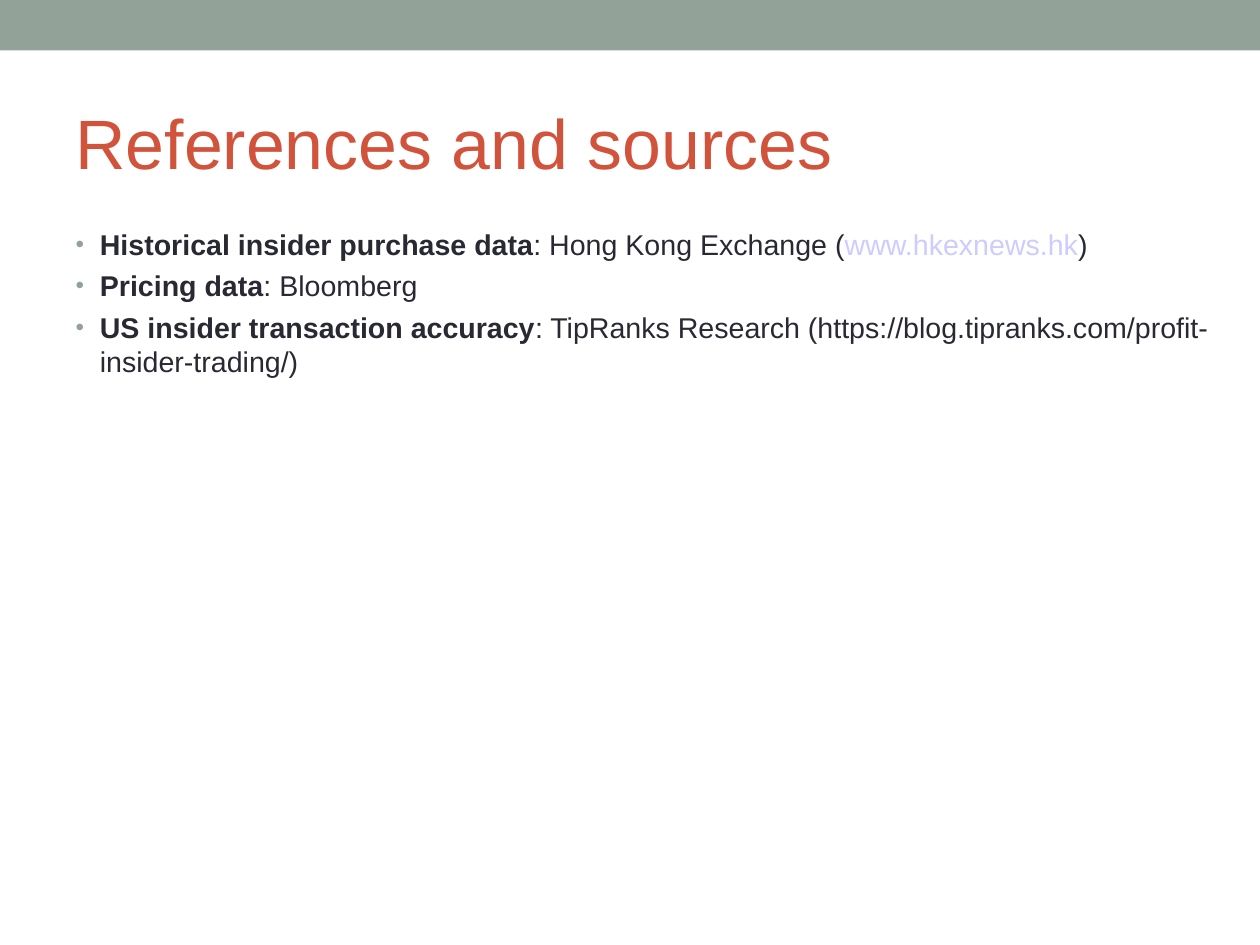
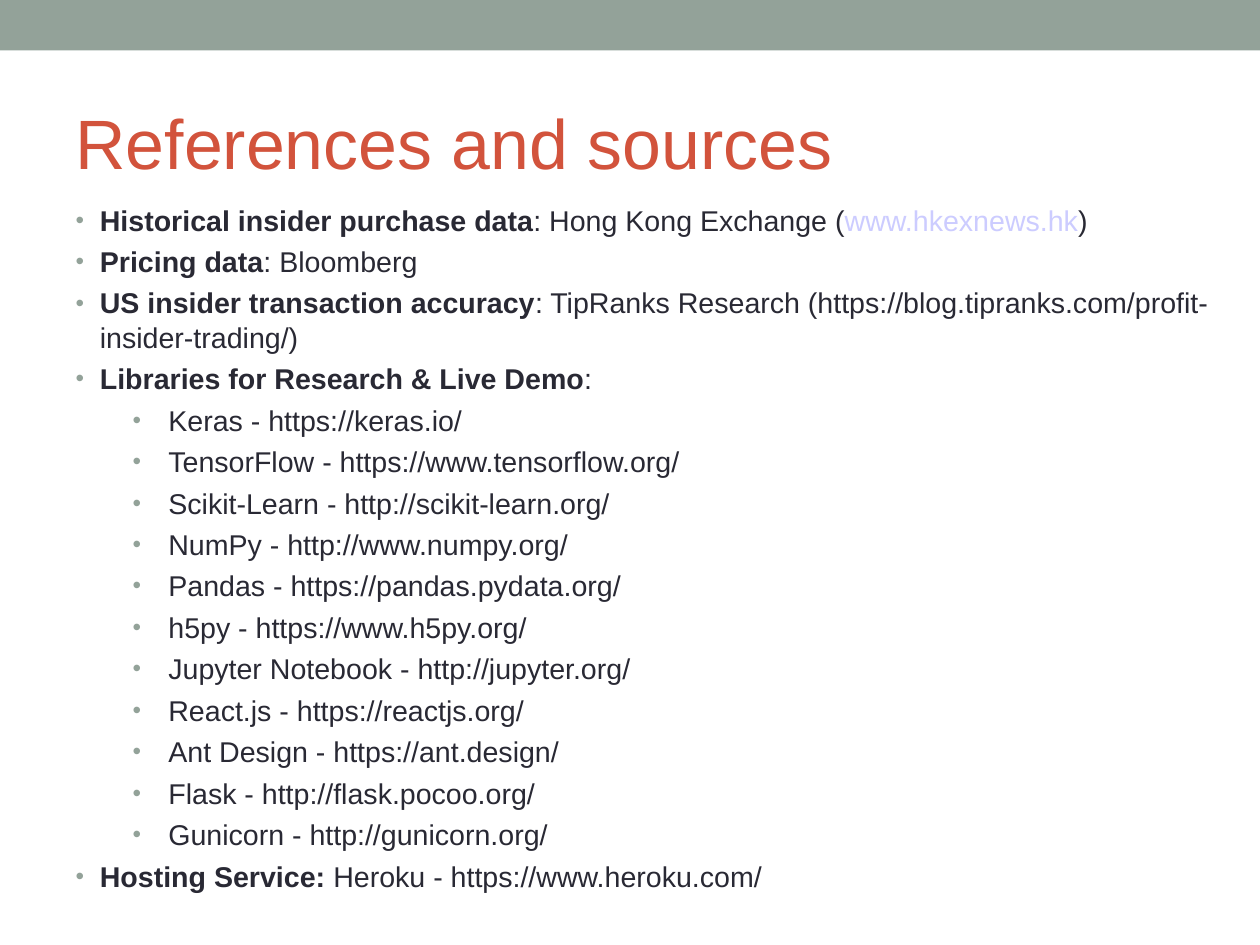
Before and after one commit to gafung/CIML, a slide deck: slide 15 of CIML presentation (Apr 18).ppt. Drawn at 1260x945 pixels with LibreOffice and Linux fonts; fonts in the diff are those of the drawing. Boxes give left, top, right and bottom in pixels: in the first picture for what was removed or moved away, otherwise in the second. Text is boxed around its words. In the diff, an @@ line names an element or a change of style, - is before the commit and + after.

```diff
--- a/CIML presentation (Apr 18).ppt
+++ b/CIML presentation (Apr 18).ppt
@@ text "Historical insider purchase data: Hong ...": place and size @@
-text "Historical insider purchase data: Hong ..." at <box>100,234,1208,378</box>
+text "Historical insider purchase data: Hong ..." at <box>100,210,1208,892</box>
@@ text at <box>100,368,762,892</box>: paragraphs added @@
+• Libraries for Research & Live Demo:
+  • Keras - https://keras.io/
+  • TensorFlow - https://www.tensorflow.org/
+  • Scikit-Learn - http://scikit-learn.org/
+  • NumPy - http://www.numpy.org/
+  • Pandas - https://pandas.pydata.org/
+  • h5py - https://www.h5py.org/
+  • Jupyter Notebook - http://jupyter.org/
+  • React.js - https://reactjs.org/
+  • Ant Design - https://ant.design/
+  • Flask - http://flask.pocoo.org/
+  • Gunicorn - http://gunicorn.org/
+• Hosting Service: Heroku - https://www.heroku.com/
```
Also in this commit, not shown: 1 other slide changed.
